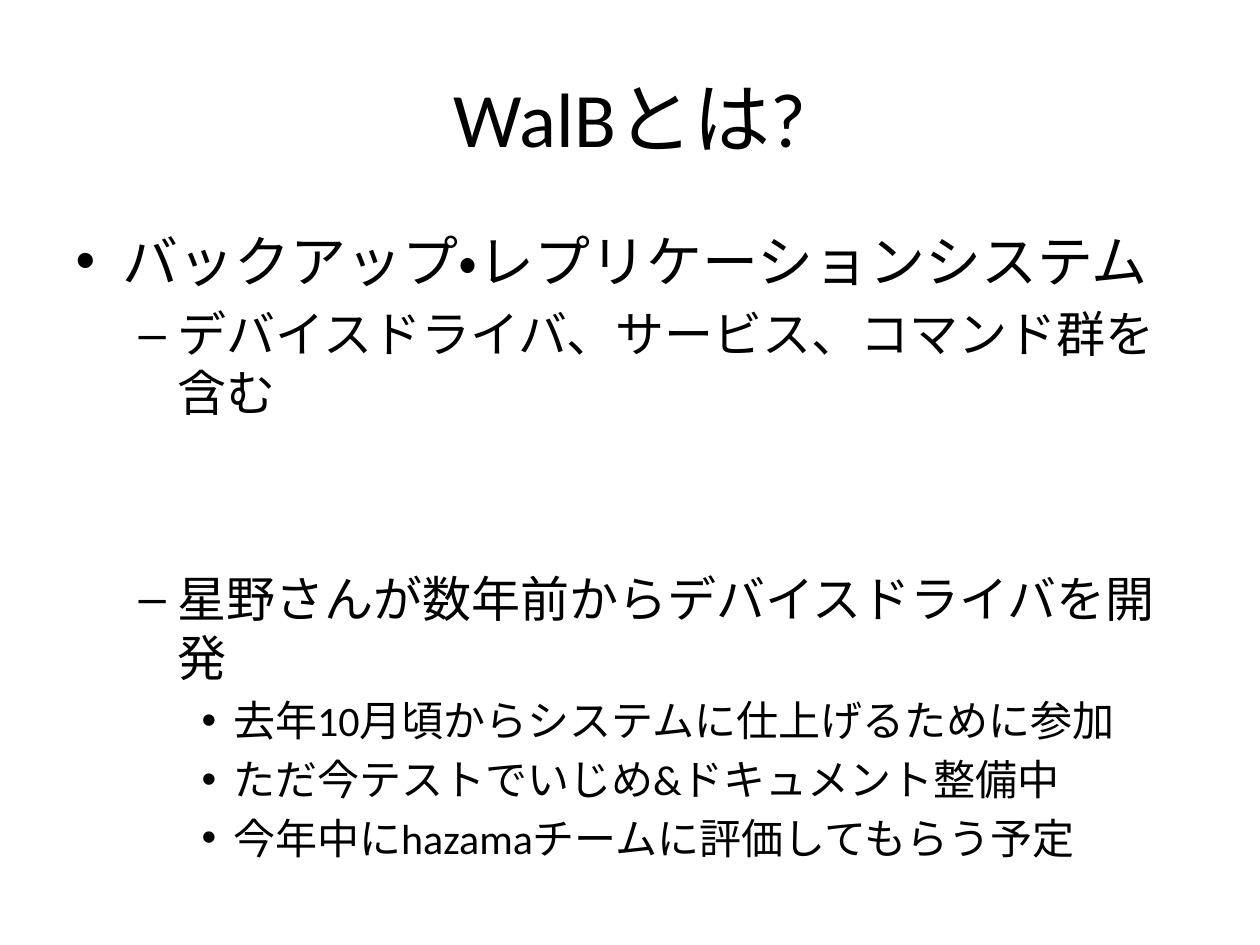
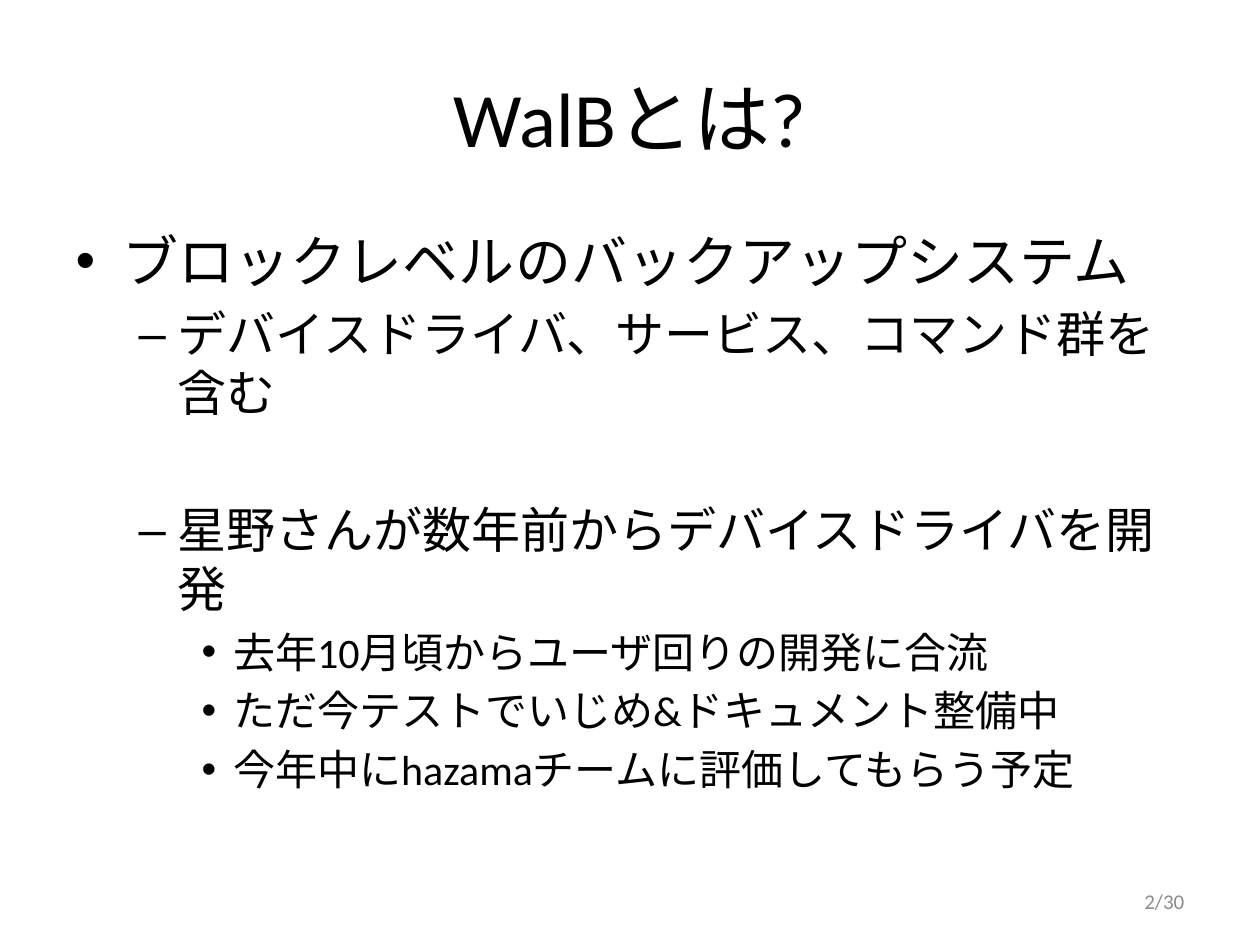
Before and after one commit to walb-linux/walb-tools, a slide deck: slide 2 of doc/walb-is-hard.pptx. Drawn at 1260x945 pixels with LibreOffice and Linux fonts; fonts in the diff are those of the drawing. Boxes give left, top, right and bottom in pixels: in the first picture for what was removed or moved away, otherwise in the second. Text is boxed around its words. In the diff, an @@ line names an element or a change of style, - is before the commit and + after.

Commit message:
update doc

```diff
--- a/doc/walb-is-hard.pptx
+++ b/doc/walb-is-hard.pptx
@@ text at bbox=[123, 234, 1130, 286]: text changed @@
-• バックアップ・レプリケーションシステム
+• ブロックレベルのバックアップシステム
@@ text at bbox=[233, 632, 989, 672]: text changed @@
-    • 去年10月頃からシステムに仕上げるために参加
+    • 去年10月頃からユーザ回りの開発に合流
@@ page number added at bbox=[1144, 894, 1184, 910], 12 pt, text #8C8C8C @@
+2/30
```
Also in this commit, not shown: 26 other slides changed, 3 slides added.
